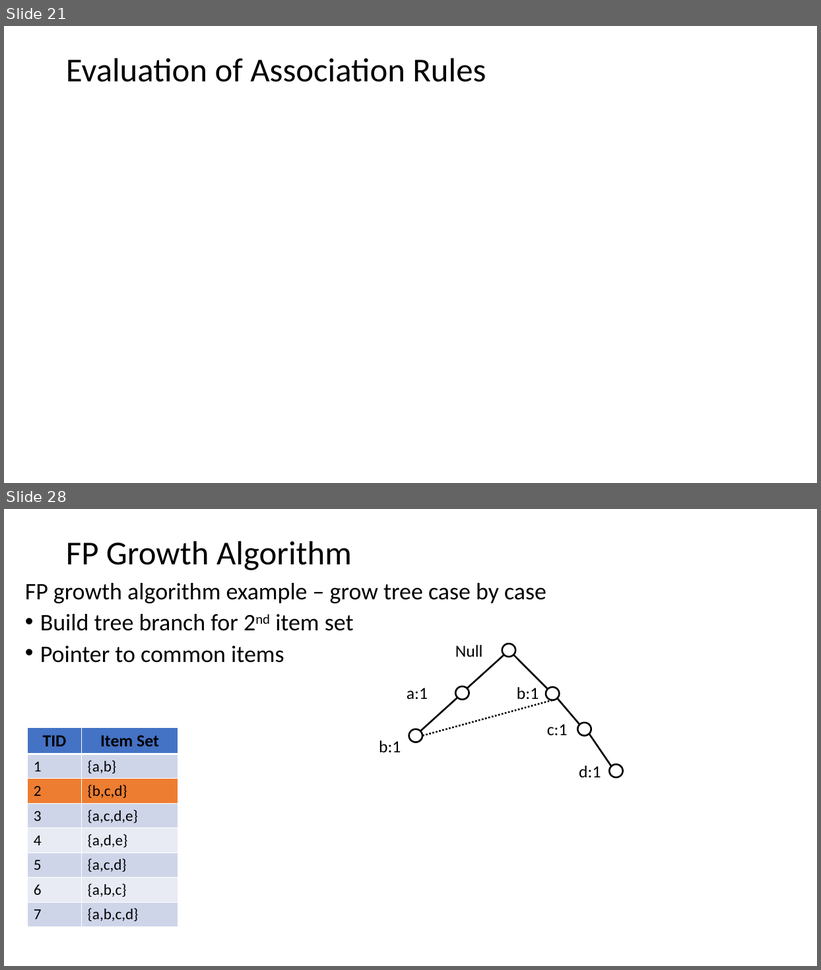
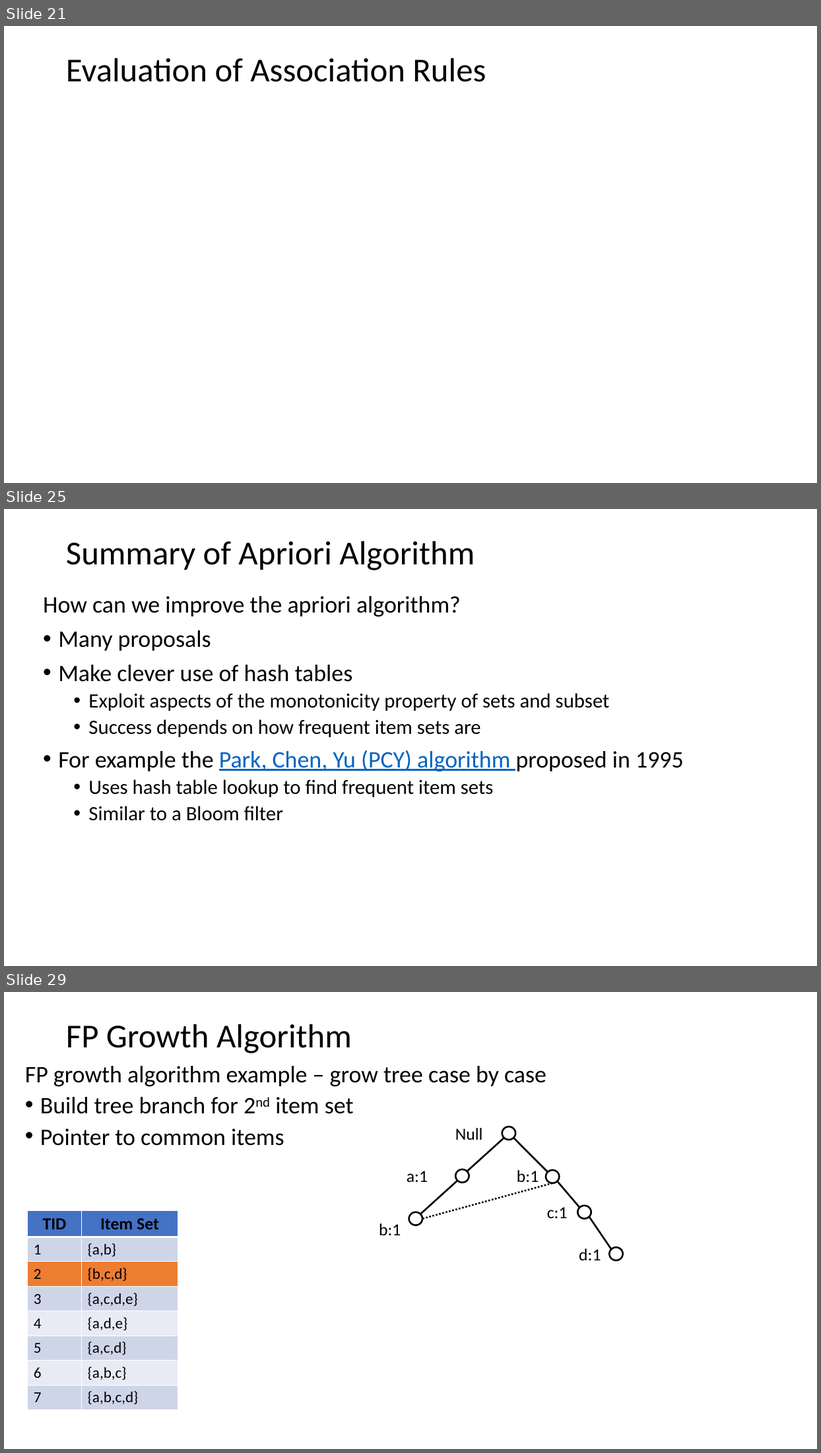
Before and after one commit to StephenElston/CSCI-E-108, a slide deck: slides/10_AssociationsFrequentItems.pptx. Shown one above the other, each under a label of ours: slides 21 and 28 before the commit, slides 21, 25 and 29 after it; the slides between them are not shown. The pictures are 821x970 and 821x1453 pixels, drawn with LibreOffice and Linux fonts; fonts in the diff are those of the drawing; grey boxes stand for pictures. Boxes give left, top, right and bottom in pixels: in the first picture for what was removed or moved away, otherwise in the second. Text is boxed around its words. In the diff, an @@ line names an element or a change of style, - is before the commit and + after.

```diff
--- a/slides/10_AssociationsFrequentItems.pptx
+++ b/slides/10_AssociationsFrequentItems.pptx
@@ slide 25 added at box(4, 509, 817, 966), background #FFFFFF @@
@@ title added at box(66, 541, 475, 570), 39.6 pt, text #000000 @@
+Summary of Apriori Algorithm
@@ text added at box(43, 596, 684, 821), 24 pt, text #000000 @@
+How can we improve the apriori algorithm?
+• Many proposals
+• Make clever use of hash tables
+  • Exploit aspects of the monotonicity property of sets and subset
+  • Success depends on how frequent item sets are
+• For example the Park, Chen, Yu (PCY) algorithm proposed in 1995
+  • Uses hash table lookup to find frequent item sets
+  • Similar to a Bloom filter
@@ what was slide 28 is now slide 29 @@
```
Also in this commit, not shown: 13 slides changed.
